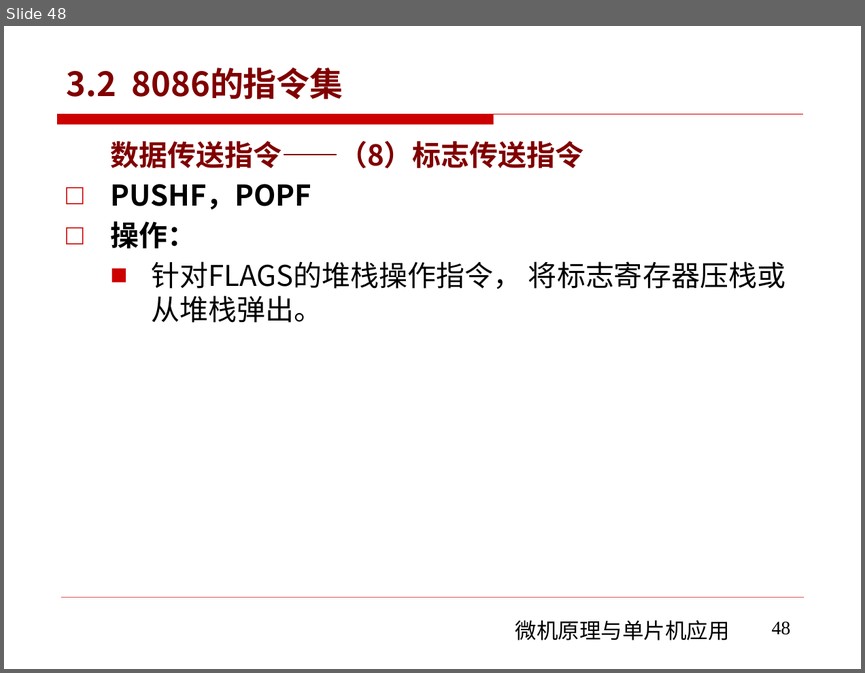
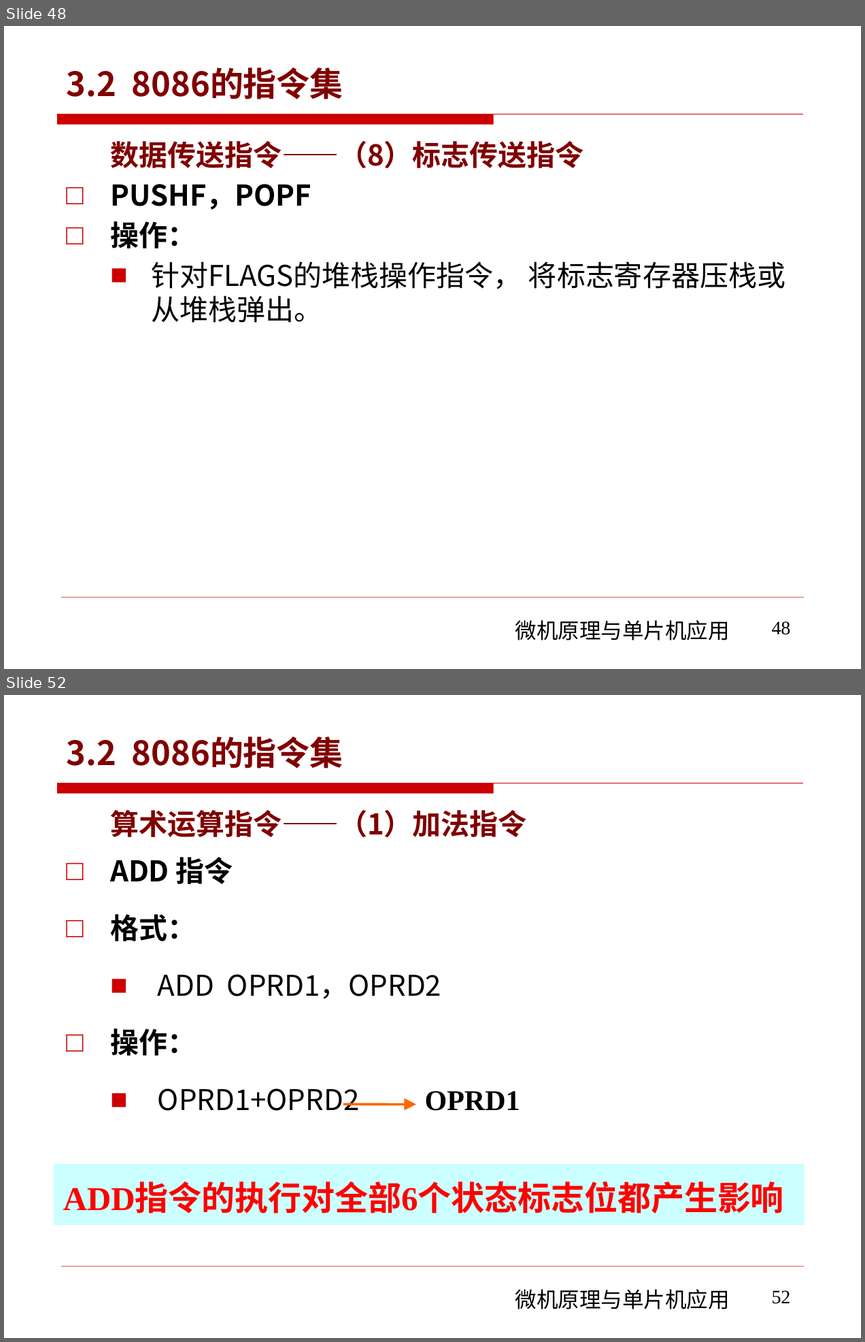
Before and after one commit to rshouc/Microcomputer, a slide deck: PPT/The Principle of Microcomputer/第三章 微机原理（8086的指令系统-指令集).pptx. Shown one above the other, each under a label of ours: slide 48 before the commit, slides 48 and 52 after it; the slides between them are not shown. The pictures are 865x673 and 865x1342 pixels, drawn with LibreOffice and Linux fonts; fonts in the diff are those of the drawing; background and template pictures are left out. Boxes give left, top, right and bottom in pixels: in the first picture for what was removed or moved away, otherwise in the second. Text is boxed around its words. In the diff, an @@ line names an element or a change of style, - is before the commit and + after.

```diff
--- a/PPT/The Principle of Microcomputer/第三章 微机原理（8086的指令系统-指令集).pptx
+++ b/PPT/The Principle of Microcomputer/第三章 微机原理（8086的指令系统-指令集).pptx
@@ slide 52 added at [4, 695, 861, 1338], background #FFFFFF; not listed: 3 template elements that a slide beside it also shows @@
@@ title added at [67, 736, 343, 768], 28 pt, text #800000, bold @@
+3.2 8086的指令集
@@ text added at [110, 810, 527, 1110], 24 pt, text #000000 @@
+算术运算指令——（1）加法指令
+□ ADD 指令
+□ 格式：
+  ■ ADD OPRD1，OPRD2
+□ 操作：
+  ■ OPRD1+OPRD2
@@ text added at [425, 1091, 520, 1110], 24 pt, text #000000, bold @@
+OPRD1
@@ arrow added from (345, 1104) to (416, 1104), #FF6600 2 pt @@
@@ rectangle added at [54, 1164, 804, 1223], fill #CCFFFF, outline #CCFFFF 2 pt, 28 pt, text #FF0000, bold @@
+ADD指令的执行对全部6个状态标志位都产生影响
@@ page number added at [772, 1290, 791, 1304], 16 pt, text #000000 @@
+52
```
Also in this commit, not shown: 111 other slides added.
